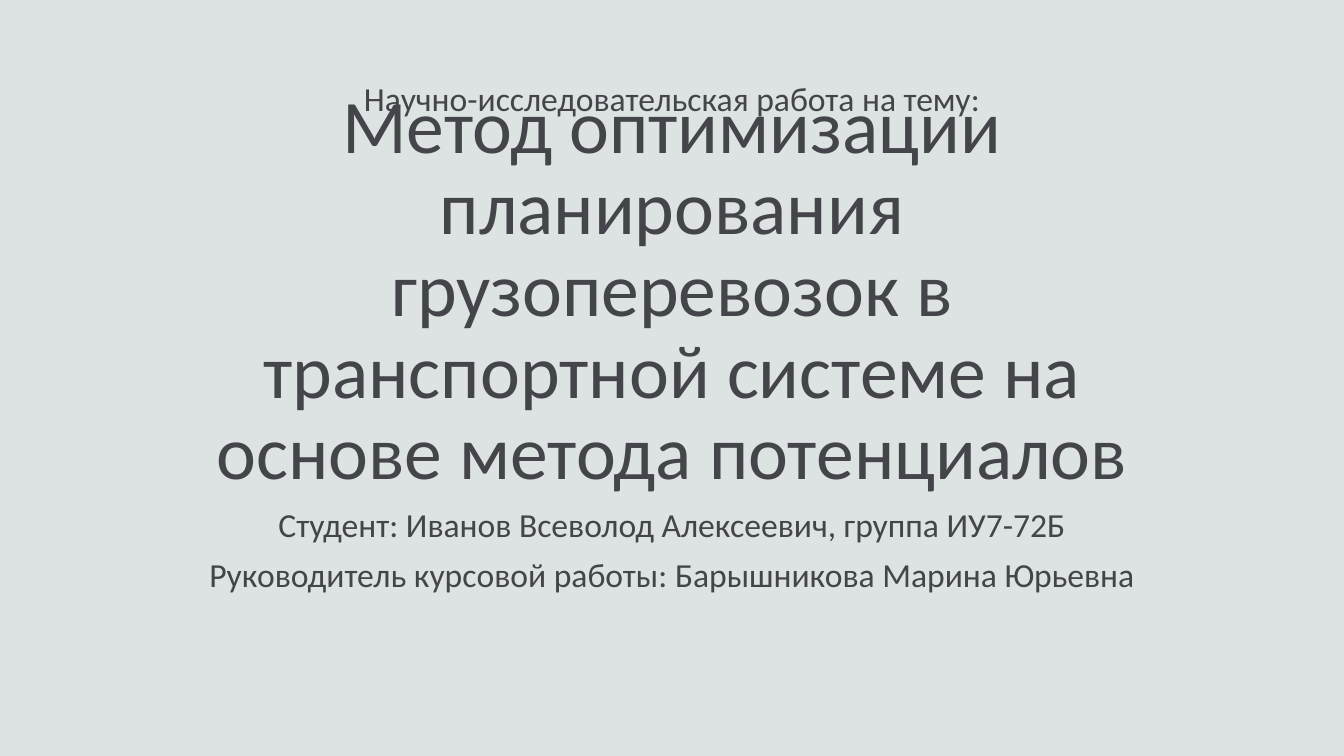
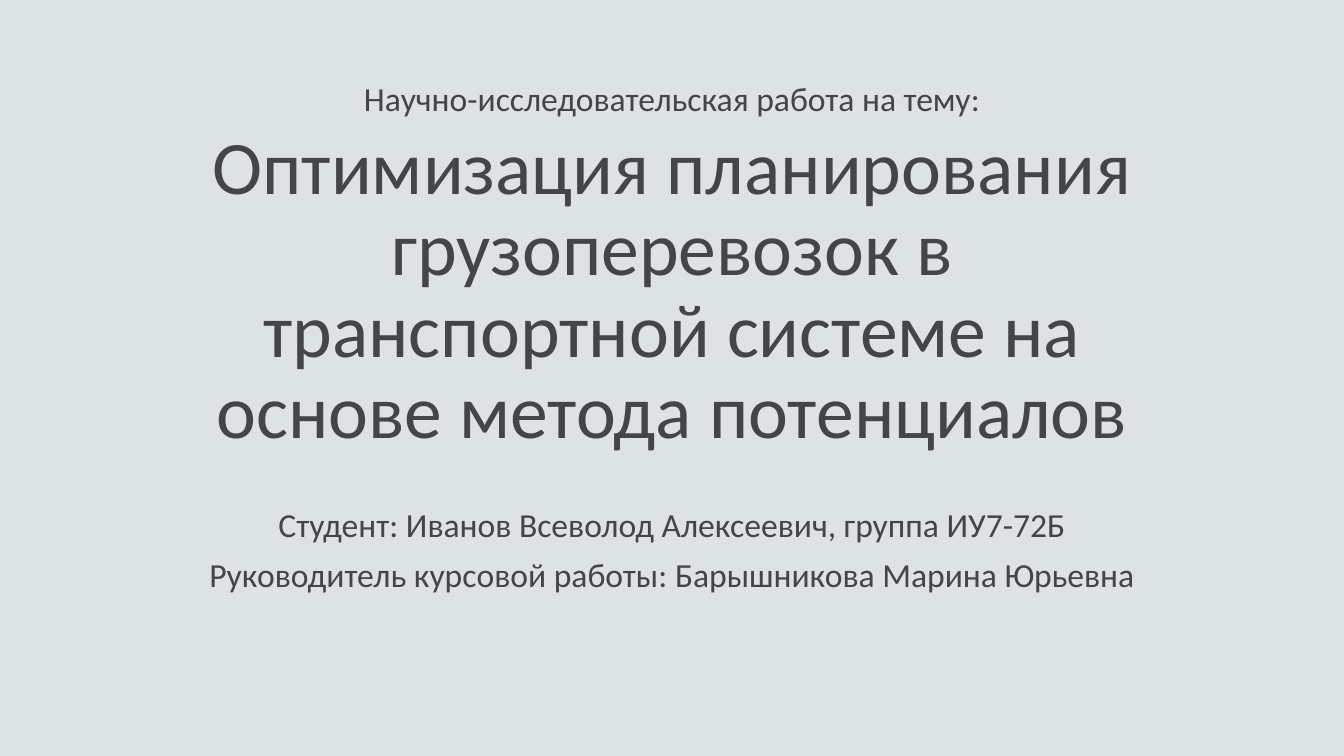
Before and after one commit to fairay/BachelorDiploma, a slide deck: slide 1 of presentation.pptx. Drawn at 1344x756 pixels with LibreOffice and Linux fonts; fonts in the diff are those of the drawing. Boxes give left, top, right and bottom in pixels: in the first picture for what was removed or moved away, otherwise in the second. Text is boxed around its words. In the diff, an @@ line names an element or a change of style, - is before the commit and + after.

```diff
--- a/presentation.pptx
+++ b/presentation.pptx
@@ title at [212, 145, 1131, 451]: text changed @@
-Метод оптимизации планирования грузоперевозок в транспортной системе на основе метода потенциалов
+Оптимизация планирования грузоперевозок в транспортной системе на основе метода потенциалов
```
Also in this commit, not shown: 4 other slides changed, 2 slides added, 2 slides removed, 8 other files.
